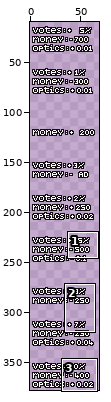
Pixel-art file, stored at Images/Effects_Texts/Effects_Sheet.aseprite. Above: a wide view before the commit, with the close-up outlined.
Close-up. Old version:
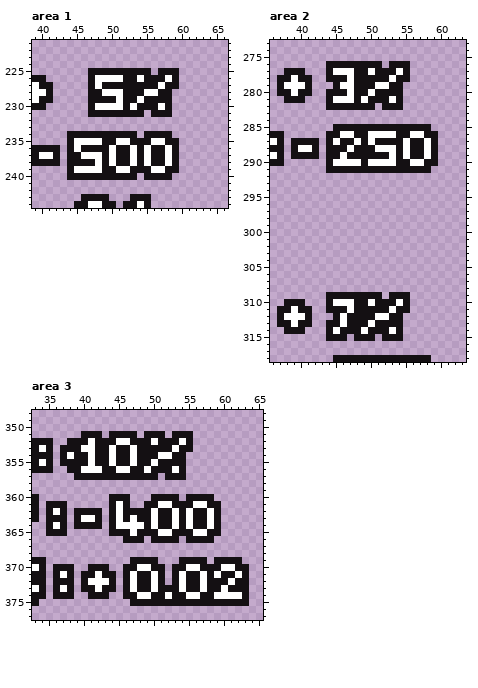
124x378 pixels, 1 frame. Shown: area 1: x 39..66, y 221..244; area 2: x 36..63, y 273..318; area 3: x 33..65, y 348..377. The old version is drawn lined up with the new one. The wide view leaves out empty margins. The commit also changed other parts of the picture, which this record leaves out.
The same view after the edit:
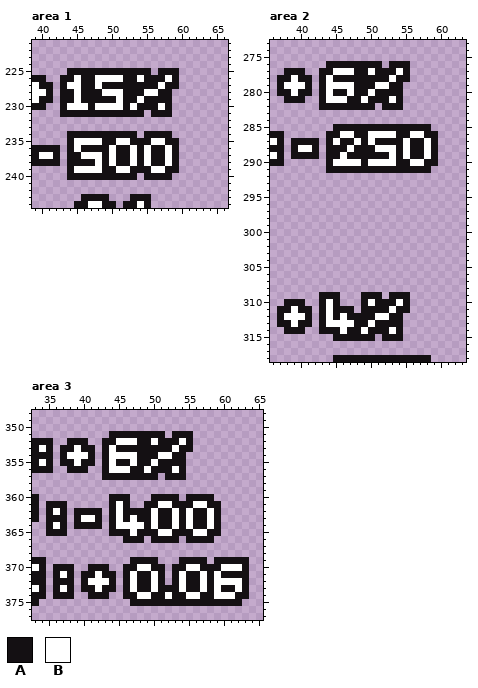
Palette (. is transparent): A #141013  B #ffffff
What changed:
drawings rearranged on the sheet (the old picture shows each at its new place; 25 dropped ones are not shown)
Area 1:
y 225: x 44..46 ... -> AAA
y 226: x 43..46 .... -> AABA
y 227: x 43..46 .... -> ABBA
y 228..229: x 43..46 .... -> AABA
y 230: x 43..46 .... -> ABBB
y 231: x 43..46 .... -> AAAA
Area 2:
y 277: x 43 . -> A
y 278: x 43..44 .A -> AB; x 47 B -> A
y 279: x 43..45 ..A -> ABB
y 280: x 43..44 .A -> AB
y 281: x 43..44 .A -> AB; x 47 B -> A
y 282: x 43 . -> A
y 309: x 43 . -> A; x 46..48 AAA -> ...
y 310: x 43..48 .ABBBA -> ABA...
y 311: x 43..44 .A -> AB; x 47..48 BA -> A.
y 312: x 43..44 .. -> AB
y 313: x 43..45 .AA -> ABB; x 47 A -> B
y 314: x 43 . -> A; x 45..46 BA -> AB
y 315: x 44 A -> .; x 47 . -> A
Area 3:
y 351: x 40..42 AAA -> ...; x 48 . -> A
y 352: x 41..42 BA -> ..; x 47 A -> B
y 353: x 39..42 ABBA -> BAA.; x 47 B -> A
y 354: x 39..42 AABA -> BBA.; x 45..46 AA -> BB
y 355: x 39 A -> B; x 41..42 BA -> A.
y 356: x 40..42 BBB -> A..; x 44 A -> B
y 357: x 39..42 AAAA -> ....
y 369: x 63 . -> A
y 370: x 62 A -> B
y 371: x 62 B -> A
y 372: x 59..60 AA -> BB; x 62 A -> B
y 373: x 59..60 AB -> BA; x 62 A -> B
y 374: x 62 B -> A
y 375: x 63 A -> .
